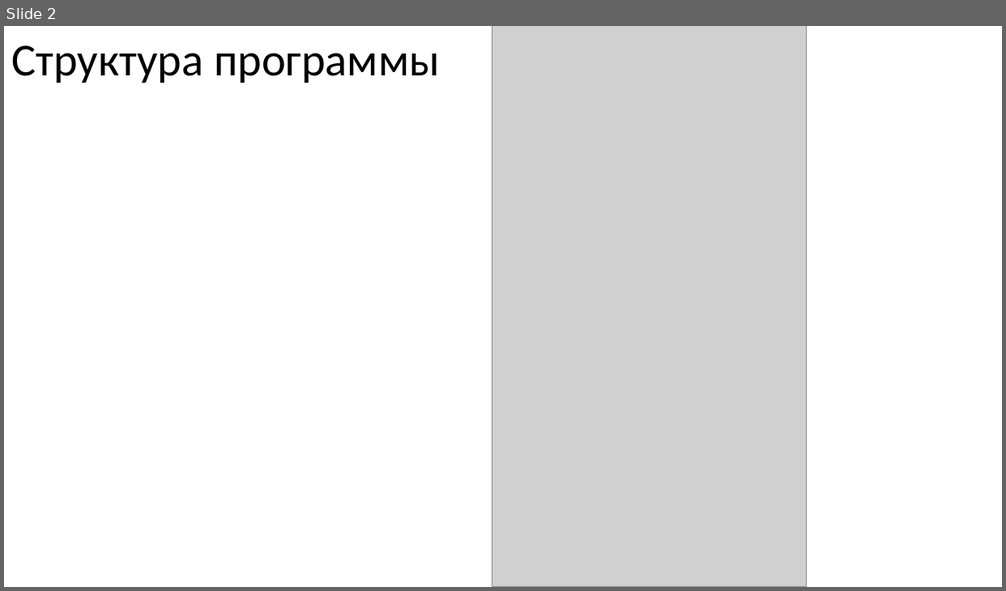
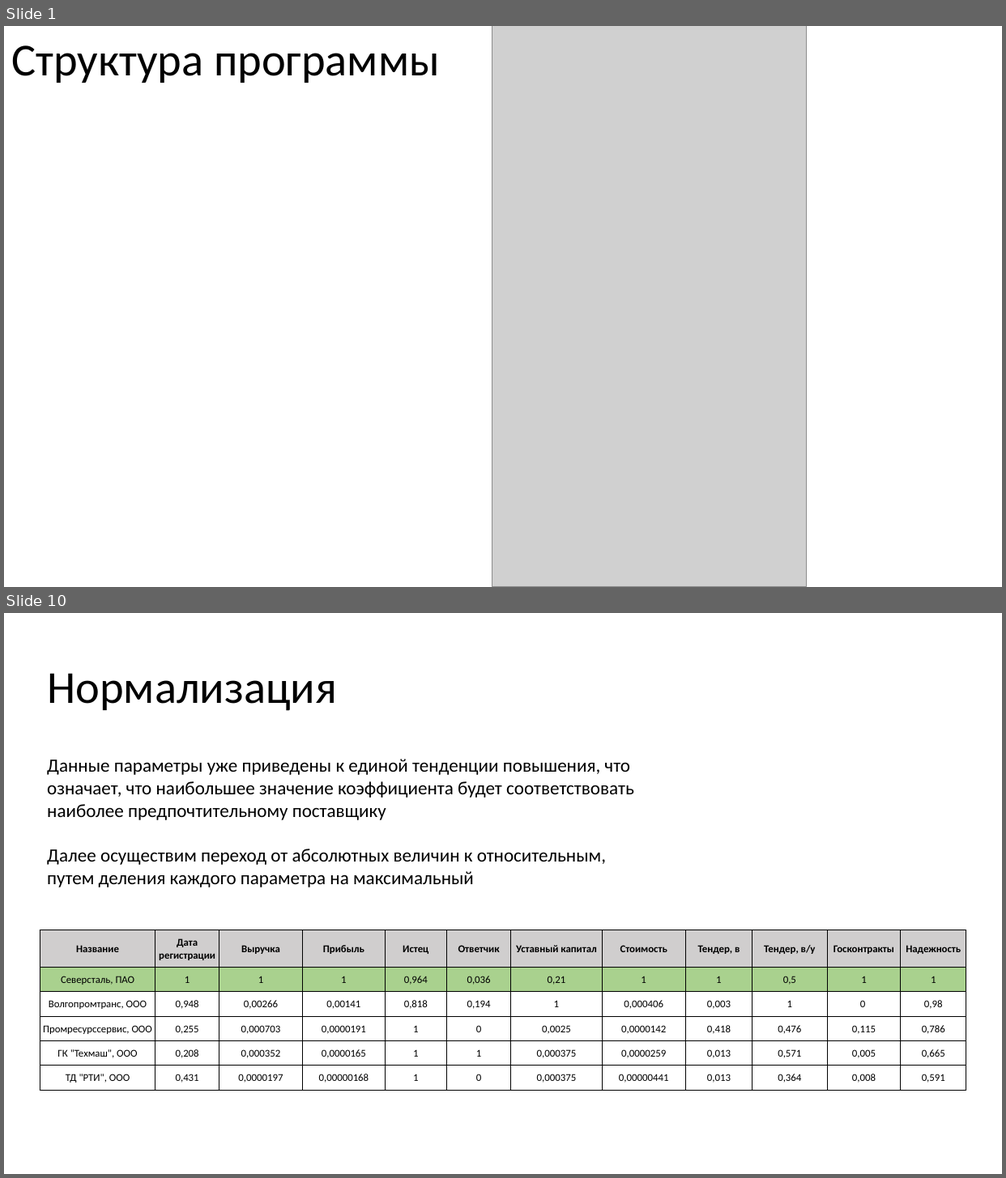
Before and after one commit to KsQRooW/-hackathon-serverchallenge, a slide deck: docs/checkpoint2.pptx. Shown one above the other, each under a label of ours: slide 2 before the commit, slides 1 and 10 after it; the slides between them are not shown. The pictures are 1006x591 and 1006x1178 pixels, drawn with LibreOffice and Linux fonts; fonts in the diff are those of the drawing; grey boxes stand for pictures. Boxes give left, top, right and bottom in pixels: in the first picture for what was removed or moved away, otherwise in the second. Text is boxed around its words. In the diff, an @@ line names an element or a change of style, - is before the commit and + after.

```diff
--- a/docs/checkpoint2.pptx
+++ b/docs/checkpoint2.pptx
@@ slide 10 added at box(4, 613, 1002, 1174), background #FFFFFF @@
@@ title added at box(47, 673, 337, 711), 44 pt, text #000000 @@
+Нормализация
@@ text added at box(47, 759, 634, 888), 18 pt, text #000000 @@
+Данные параметры уже приведены к единой тенденции повышения, что означает, что наибольшее значение коэффициента будет соответствовать наиболее предпочтительному поставщику
+Далее осуществим переход от абсолютных величин к относительным, путем деления каждого параметра на максимальный
@@ table added at box(40, 931, 967, 1091), 6 rows, 12 columns @@
+Название | Дата регистрации | Выручка | Прибыль | Истец | Ответчик | Уставный капитал | Стоимость | Тендер, в | Тендер, в/у | Госконтракты | Надежность
+Северсталь, ПАО | 1 | 1 | 1 | 0,964 | 0,036 | 0,21 | 1 | 1 | 0,5 | 1 | 1
+Волгопромтранс, ООО | 0,948 | 0,00266 | 0,00141 | 0,818 | 0,194 | 1 | 0,000406 | 0,003 | 1 | 0 | 0,98
+Промресурссервис, ООО | 0,255 | 0,000703 | 0,0000191 | 1 | 0 | 0,0025 | 0,0000142 | 0,418 | 0,476 | 0,115 | 0,786
+ГК "Техмаш", ООО | 0,208 | 0,000352 | 0,0000165 | 1 | 1 | 0,000375 | 0,0000259 | 0,013 | 0,571 | 0,005 | 0,665
+ТД "РТИ", ООО | 0,431 | 0,0000197 | 0,00000168 | 1 | 0 | 0,000375 | 0,00000441 | 0,013 | 0,364 | 0,008 | 0,591
@@ what was slide 2 is now slide 1 @@
```
Also in this commit, not shown: 2 slides changed, 8 other slides added, 6 slides removed, 1 other file.
